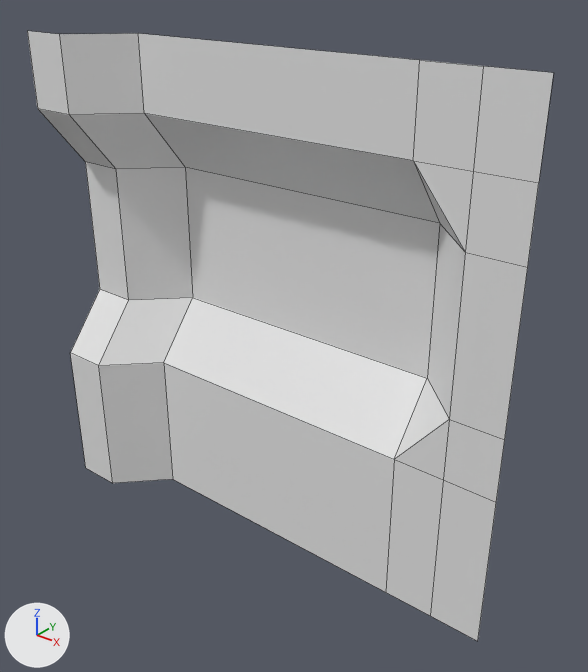
Two versions of the FBX model Assets/Models/Environment - new scale/Walls - Flattens/Wall_FlattenL_03.fbx, one commit apart.
One viewpoint serves both versions: a 50 mm camera at (4.26, -10.71, 11.54) aimed at (-4.66, 0.44, 4.63). The axes (+X, +Y, +Z) are drawn at lower left. The lights are the same throughout. Mesh edges are drawn as thin lines.

Objects in the first picture: 'Wall_FlattenL_03'.
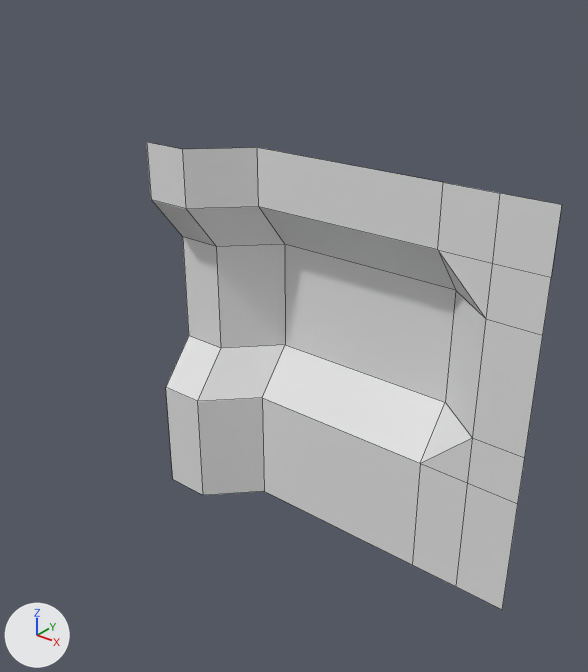
ob_flattens is not drawn itself; it is the parent of ob_wall_flattenl_03.

Location of each change, [x1, y1, x2, y2] in pixels of the pictures (588 x 672 px; the box of a moved part takes in the faces that stretch with it):
'Wall_FlattenL_03', reshaped, rescaled, moved (21% narrower, 23% shorter)
    before: [27, 31, 553, 641]
    after: [147, 142, 562, 609]
part 1 of me_mesh, moved or reshaped
    before: [386, 60, 553, 641]
    after: [412, 182, 562, 609]
part 2 of me_mesh, moved or reshaped
    before: [27, 31, 129, 483]
    after: [147, 142, 221, 495]
part 3 of me_mesh, moved or reshaped
    before: [60, 33, 440, 592]
    after: [183, 147, 456, 565]

The change in detail:
me_mesh has 36 vertices, 27 faces and spans x -10.0..0.0, y -1.0..1.0, z 0.0..10.0.
me_mesh is used by ob_wall_flattenl_03; parent ob_flattens; location (0.0, 0.0, 0.0).
me_mesh part 1: all 6 vertices in x -1.0, y 0.0, z 0.0..10.0 are moved by (-0.25, 0.0, 0.0).
me_mesh part 2: all 6 vertices in x -9.0, y -1.0..0.0, z 0.0..10.0 are moved by (0.25, -0.25, 0.0).
me_mesh part 3: all 6 vertices in x -8.0, y 0.0..1.0, z 0.0..10.0 are moved by (0.5, 0.0, 0.0).
Object 'flattens' (ob_flattens) is rescaled from (1.0, 1.0, 1.0) to (0.8, 0.8, 0.8).
Object 'Wall_FlattenL_03' (ob_wall_flattenl_03) moves from (0.0, 0.0, 0.0) to (0.0, 1.25, 0.0).
